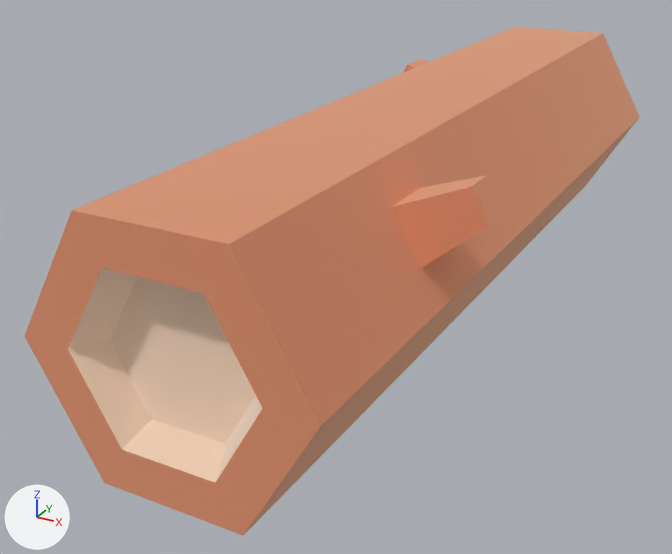
Two versions of the glTF model apps/client/public/env/kenney-nature-kit/log.glb, one commit apart.
Both versions are drawn from a 50 mm camera at (0.295, -0.694, 0.288) aimed at (-0.051, -0.064, -0.027). The axes (+X, +Y, +Z) are drawn at lower left. The lights are the same throughout. The picture after the commit comes second.

In view in the first picture: 'log'.
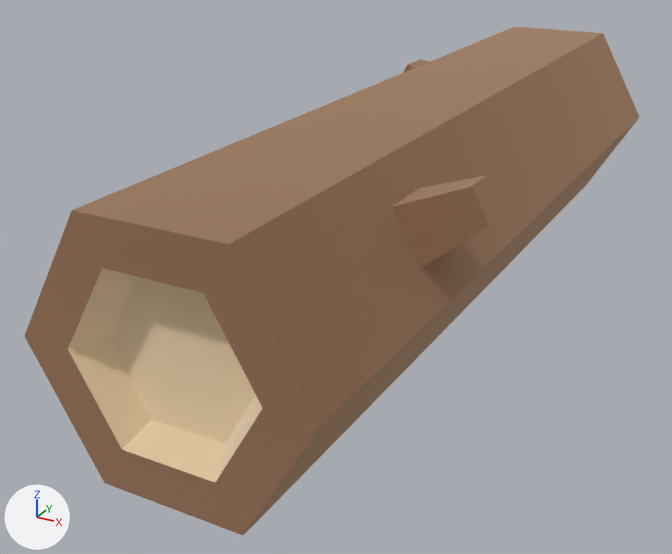
Where the newer file only moved an object's origin or applied its transform, the numbers keep the older frame.

What the commit changed:
Material 'woodBark' (mat_woodbark) changes colour from beige #f2be9e to beige #c2a185; in linear values from (0.886, 0.514, 0.341) to (0.541, 0.357, 0.235).

What differs and where, as boxes [x1, y1, x2, y2] in the pictures (672 x 554 px):
'log', recoloured (darker): [25, 26, 639, 535] in both
